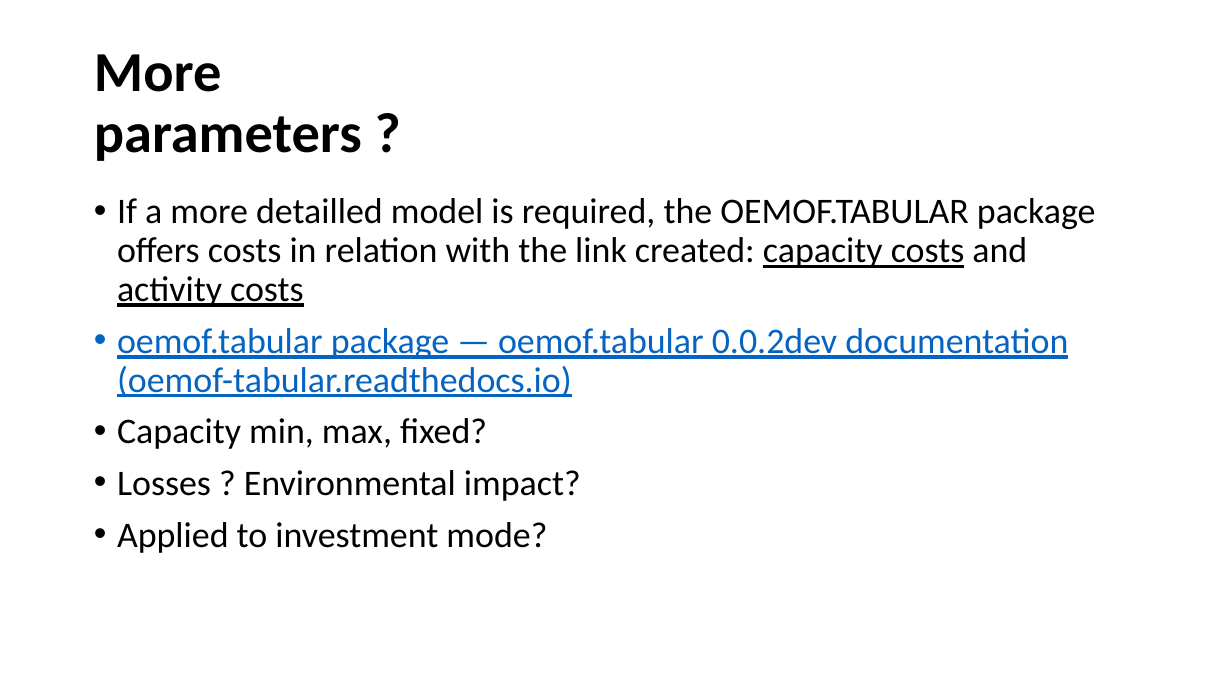
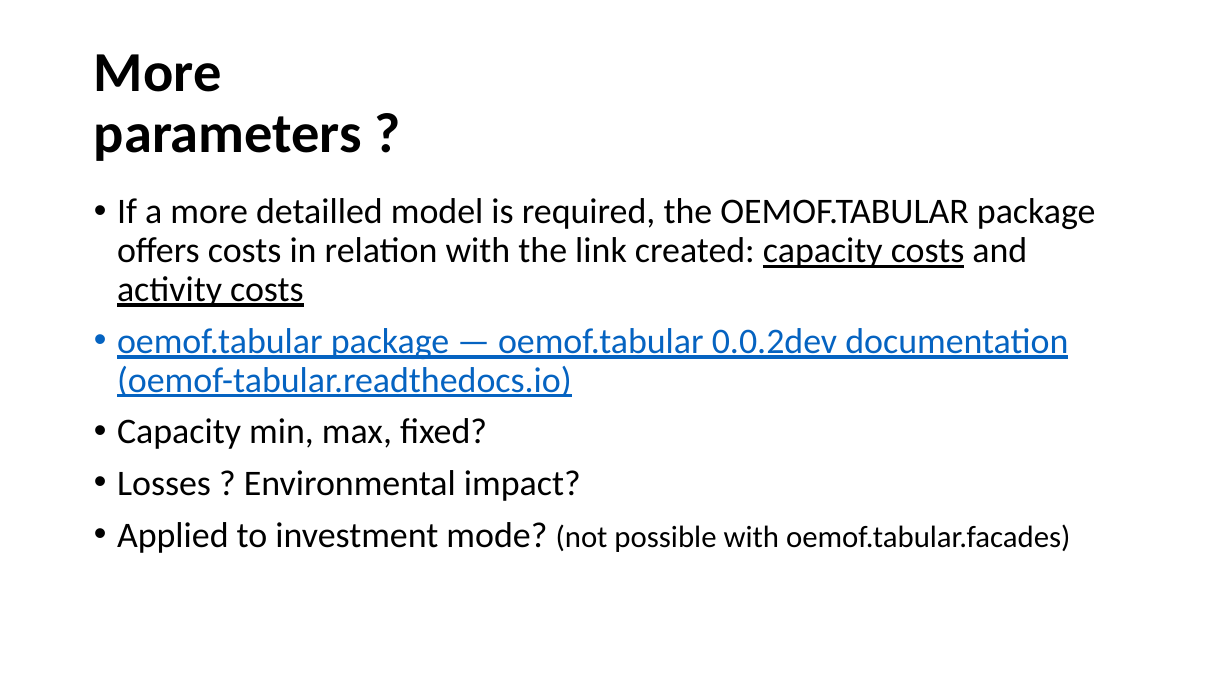
Before and after one commit to SPF-OST/optihood, a slide deck: slide 6 of docs/Grouped optimization.pptx. Drawn at 1232x693 pixels with LibreOffice and Linux fonts; fonts in the diff are those of the drawing. Boxes give left, top, right and bottom in pixels: in the first picture for what was removed or moved away, otherwise in the second. Text is boxed around its words. In the diff, an @@ line names an element or a change of style, - is before the commit and + after.

```diff
--- a/docs/Grouped optimization.pptx
+++ b/docs/Grouped optimization.pptx
@@ text at <box>117,522,1070,553</box>: text changed; size 28 to 24 pt @@
-• Applied to investment mode?
+• Applied to investment mode? (not possible with oemof.tabular.facades)
```
Also in this commit, not shown: 1 slide added, 1 other file.
